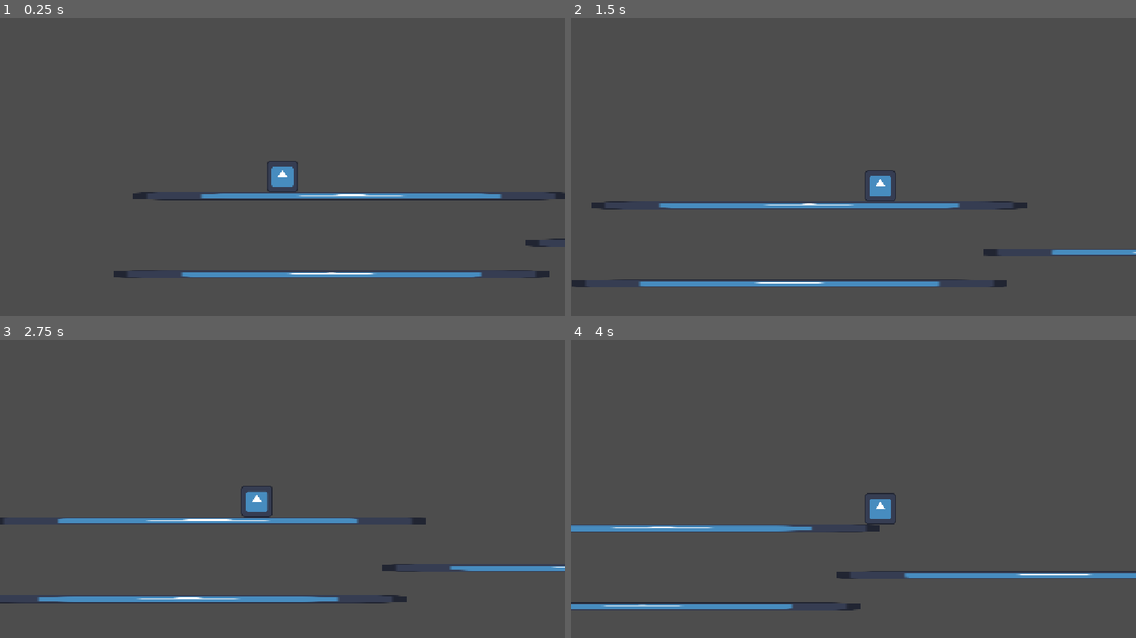
Above: before the commit, frames 1-4 (two rows, left to right).
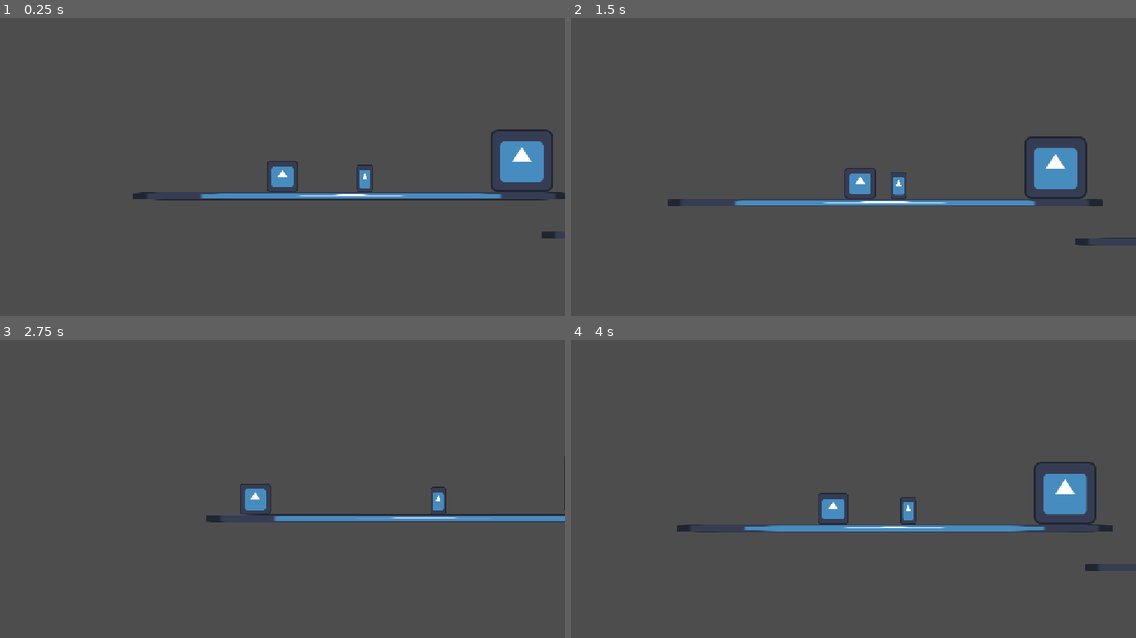
Above: after the commit, the same moments.

Repository: SevvyP/platform-tutorial
Game: Godot game, scene res://scenes/level_1.tscn
The game is run twice, just before and just after one commit, with the same random seed, the same clock (stepped at 60 frames per second) and the same inputs. The engine's default icon, where the game draws it, is replaced by a stand-in: a white triangle on a blue panel in a dark square.
Inputs:
- Up to frame 1 (0.25 s): no input
- Up to frame 2 (1.5 s): tap Enter (ui_accept) at 0.5, 0.77 s; hold Right (ui_right) from 0.53 s (still down)
- Up to frame 3 (2.75 s): tap Enter (ui_accept) at 1.52 s; release Right (ui_right) at 2.03 s; hold Left (ui_left) from 2.03 s (still down)
- Up to frame 4 (4 s): release Left (ui_left) at 2.78 s; hold Right (ui_right) from 2.78 s (still down); tap Enter (ui_accept) at 3.02, 3.77 s

The runs differ from the first frame. In frame 1, 2.8% of the frame differs, in the area x 20-100%, y 37-88%; in frame 2, 5.1%; in frame 3, 4.0%; in frame 4, 5.9%, in the area x 0-100%, y 40-91%.

Commit message:
second tutorial

Diff:
--- /dev/null
+++ b/scenes/endgame.tscn
@@ -0,0 +1,15 @@
+[gd_scene format=3 uid="uid://bxg4to4tpwhuj"]
+
+[ext_resource type="Script" uid="uid://b2gkjvns4di3e" path="res://scripts/endgame.gd" id="1_dugu8"]
+
+[node name="endgame" type="Node2D" unique_id=233097956]
+script = ExtResource("1_dugu8")
+
+[node name="Button" type="Button" parent="." unique_id=1901567356]
+offset_left = 552.0
+offset_top = 312.0
+offset_right = 640.0
+offset_bottom = 343.0
+text = "Play Again"
+
+[connection signal="pressed" from="Button" to="." method="_on_button_pressed"]
--- a/scenes/level_1.tscn
+++ b/scenes/level_1.tscn
@@ -1,13 +1,21 @@
 [gd_scene format=3 uid="uid://dgw5ouy6krwtn"]
 
 [ext_resource type="Texture2D" uid="uid://dkp0ypgsdrajs" path="res://icon.svg" id="1_014kd"]
-[ext_resource type="Script" uid="uid://bulaap527h3k" path="res://scenes/scripts/player.gd" id="1_bswci"]
+[ext_resource type="Script" uid="uid://bulaap527h3k" path="res://scripts/player.gd" id="1_bswci"]
+[ext_resource type="Script" uid="uid://dfs15b4dtvhke" path="res://scripts/spike.gd" id="1_rus8k"]
+[ext_resource type="Script" uid="uid://wv6ek1n8my2b" path="res://scripts/portal.gd" id="3_rus8k"]
 
 [sub_resource type="RectangleShape2D" id="RectangleShape2D_31sbn"]
 size = Vector2(64, 64)
 
 [sub_resource type="RectangleShape2D" id="RectangleShape2D_qhxmq"]
 size = Vector2(888, 16)
+
+[sub_resource type="RectangleShape2D" id="RectangleShape2D_ej5aj"]
+size = Vector2(32, 56)
+
+[sub_resource type="RectangleShape2D" id="RectangleShape2D_862ts"]
+size = Vector2(128, 128)
 
 [node name="level1" type="Node2D" unique_id=1888188245]
 
@@ -26,21 +34,8 @@
 [node name="Camera2D" type="Camera2D" parent="player" unique_id=784096805]
 position_smoothing_enabled = true
 
-[node name="platform" type="StaticBody2D" parent="." unique_id=1277621585]
-position = Vector2(296, 352)
-metadata/_edit_group_ = true
-
-[node name="Sprite2D" type="Sprite2D" parent="platform" unique_id=721366816]
-position = Vector2(380, 56)
-scale = Vector2(6.9375, 0.125)
-texture = ExtResource("1_014kd")
-
-[node name="CollisionShape2D" type="CollisionShape2D" parent="platform" unique_id=1604032068]
-position = Vector2(380, 56)
-shape = SubResource("RectangleShape2D_qhxmq")
-
 [node name="platform2" type="StaticBody2D" parent="." unique_id=168131902]
-position = Vector2(1944, 216)
+position = Vector2(1944, 192)
 metadata/_edit_group_ = true
 
 [node name="Sprite2D" type="Sprite2D" parent="platform2" unique_id=598815445]
@@ -53,7 +48,7 @@
 shape = SubResource("RectangleShape2D_qhxmq")
 
 [node name="platform3" type="StaticBody2D" parent="." unique_id=753130112]
-position = Vector2(1136, 288)
+position = Vector2(1168, 272)
 metadata/_edit_group_ = true
 
 [node name="Sprite2D" type="Sprite2D" parent="platform3" unique_id=740772366]
@@ -77,3 +72,31 @@
 [node name="CollisionShape2D" type="CollisionShape2D" parent="platform4" unique_id=1635082519]
 position = Vector2(380, 56)
 shape = SubResource("RectangleShape2D_qhxmq")
+
+[node name="spike" type="Area2D" parent="." unique_id=375002388]
+position = Vector2(744, 240)
+script = ExtResource("1_rus8k")
+metadata/_edit_group_ = true
+
+[node name="Sprite2D" type="Sprite2D" parent="spike" unique_id=2019729465]
+position = Vector2(0, -28.000002)
+scale = Vector2(0.25, 0.43750003)
+texture = ExtResource("1_014kd")
+
+[node name="CollisionShape2D" type="CollisionShape2D" parent="spike" unique_id=591859173]
+position = Vector2(0, -28)
+shape = SubResource("RectangleShape2D_ej5aj")
+
+[node name="portal" type="Area2D" parent="." unique_id=259664098]
+position = Vector2(1064, 176)
+script = ExtResource("3_rus8k")
+metadata/_edit_group_ = true
+
+[node name="Sprite2D" type="Sprite2D" parent="portal" unique_id=868092451]
+texture = ExtResource("1_014kd")
+
+[node name="CollisionShape2D" type="CollisionShape2D" parent="portal" unique_id=1069591515]
+shape = SubResource("RectangleShape2D_862ts")
+
+[connection signal="body_entered" from="spike" to="spike" method="_on_body_entered"]
+[connection signal="body_entered" from="portal" to="portal" method="_on_body_entered"]
--- /dev/null
+++ b/scripts/endgame.gd
@@ -0,0 +1,5 @@
+extends Node2D
+
+
+func _on_button_pressed() -> void:
+	get_tree().change_scene_to_file("res://scenes/level_1.tscn")
--- a/scenes/scripts/player.gd
+++ b/scripts/player.gd
@@ -3,6 +3,7 @@
 
 const SPEED = 300.0
 const JUMP_VELOCITY = -400.0
+const START_POSITION = Vector2(576, 208)
 
 
 func _physics_process(delta: float) -> void:
@@ -23,3 +24,12 @@
 		velocity.x = move_toward(velocity.x, 0, SPEED)
 
 	move_and_slide()
+
+	# drop off bottom of screen
+	if position.y > 900:
+		respawn()
+
+
+
+func respawn():
+	position = START_POSITION
--- /dev/null
+++ b/scripts/portal.gd
@@ -0,0 +1,8 @@
+extends Area2D
+
+
+func _on_body_entered(body: Node2D) -> void:
+	if body.name == "player":
+		# load a new level
+		print("you won")
+		get_tree().change_scene_to_file("res://scenes/endgame.tscn")
--- /dev/null
+++ b/scripts/spike.gd
@@ -0,0 +1,7 @@
+extends Area2D
+
+
+func _on_body_entered(body: Node2D) -> void:
+	if body.name == "player":
+		print("Ouch")
+		body.respawn()
Not shown, added: scripts/endgame.gd.uid
Renamed: scenes/scripts/player.gd.uid -> scripts/player.gd.uid
Not shown, added: scripts/portal.gd.uid
Not shown, added: scripts/spike.gd.uid
